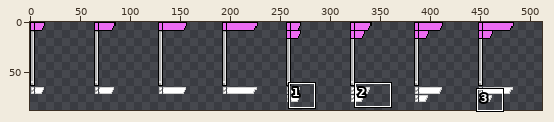
Sprite sheet -- dat/tilesets/default/misc/flags.png. Above: a wide view before the commit, with the close-up outlined.
Close-up. Before the commit:
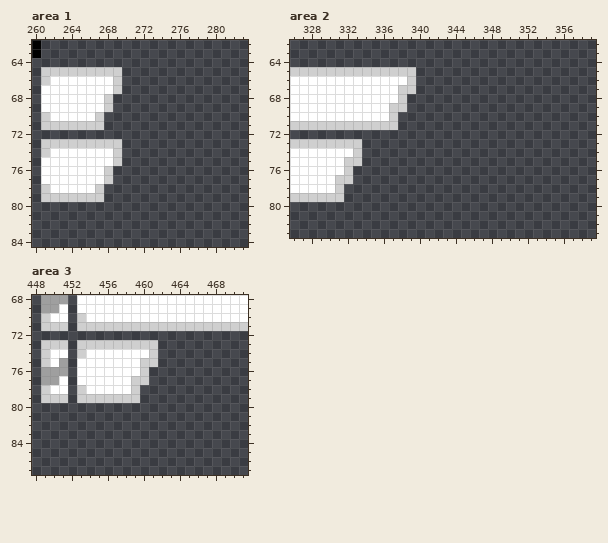
The file is 512x128 pixels. Shown: area 1: x 260..283, y 62..84; area 2: x 326..359, y 62..83; area 3: x 448..471, y 68..87. The wide view leaves out empty margins. The commit also changed other parts of the picture, which this record leaves out.
The same view after the edit:
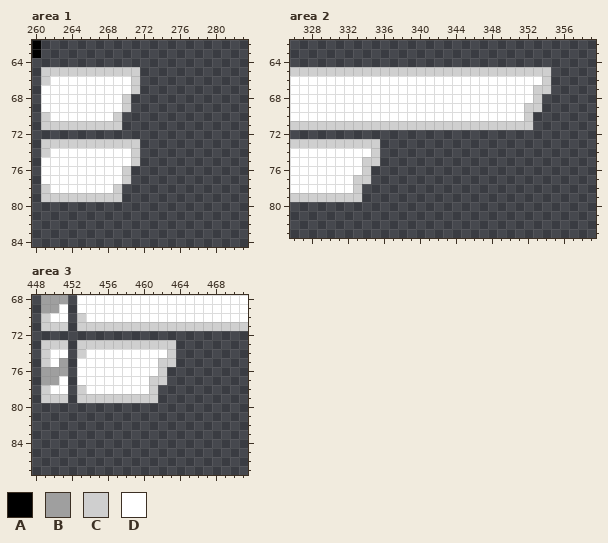
Palette (. is transparent): A #000000  B #9f9f9f  C #cfcfcf  D #ffffff
From old to new:
{"where": "area 1"}
{"y":65,"x":270,"old":"..","new":"CC"}
{"y":66,"x":269,"old":"C..","new":"DDC"}
{"y":67,"x":269,"old":"C..","new":"DDC"}
{"y":68,"x":268,"old":"C..","new":"DDC"}
{"y":69,"x":268,"old":"C..","new":"DDC"}
{"y":70,"x":267,"old":"C..","new":"DDC"}
{"y":71,"x":268,"old":"..","new":"CC"}
{"y":73,"x":270,"old":"..","new":"CC"}
{"y":74,"x":269,"old":"C..","new":"DDC"}
{"y":75,"x":269,"old":"C..","new":"DDC"}
{"y":76,"x":268,"old":"C..","new":"DDC"}
{"y":77,"x":268,"old":"C..","new":"DDC"}
{"y":78,"x":267,"old":"C..","new":"DDC"}
{"y":79,"x":268,"old":"..","new":"CC"}
{"where": "area 2"}
{"y":65,"x":340,"old":"...............","new":"CCCCCCCCCCCCCCC"}
{"y":66,"x":339,"old":"C...............","new":"DDDDDDDDDDDDDDDC"}
{"y":67,"x":338,"old":"CC...............","new":"DDDDDDDDDDDDDDDCC"}
{"y":68,"x":338,"old":"C...............","new":"DDDDDDDDDDDDDDDC"}
{"y":69,"x":337,"old":"CC...............","new":"DDDDDDDDDDDDDDDCC"}
{"y":70,"x":337,"old":"C...............","new":"DDDDDDDDDDDDDDDC"}
{"y":71,"x":338,"old":"...............","new":"CCCCCCCCCCCCCCC"}
{"y":73,"x":334,"old":"..","new":"CC"}
{"y":74,"x":333,"old":"C..","new":"DDC"}
{"y":75,"x":332,"old":"CC..","new":"DDCC"}
{"y":76,"x":332,"old":"C..","new":"DDC"}
{"y":77,"x":331,"old":"CC..","new":"DDCC"}
{"y":78,"x":331,"old":"C..","new":"DDC"}
{"y":79,"x":332,"old":"..","new":"CC"}
{"where": "area 3"}
{"y":73,"x":462,"old":"..","new":"CC"}
{"y":74,"x":461,"old":"C..","new":"DDC"}
{"y":75,"x":460,"old":"CC..","new":"DDCC"}
{"y":76,"x":460,"old":"C..","new":"DDC"}
{"y":77,"x":459,"old":"CC..","new":"DDCC"}
{"y":78,"x":459,"old":"C..","new":"DDC"}
{"y":79,"x":460,"old":"..","new":"CC"}
{"label":"changed","picture_box":[95,67,140,202]}
{"label":"changed","picture_box":[335,67,551,202]}
{"label":"changed","picture_box":[131,340,176,403]}
